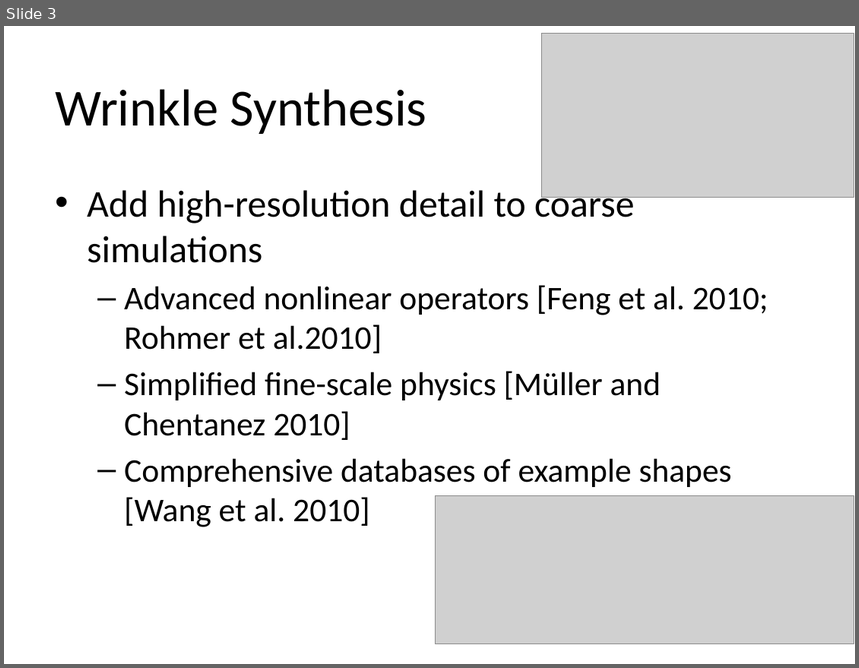
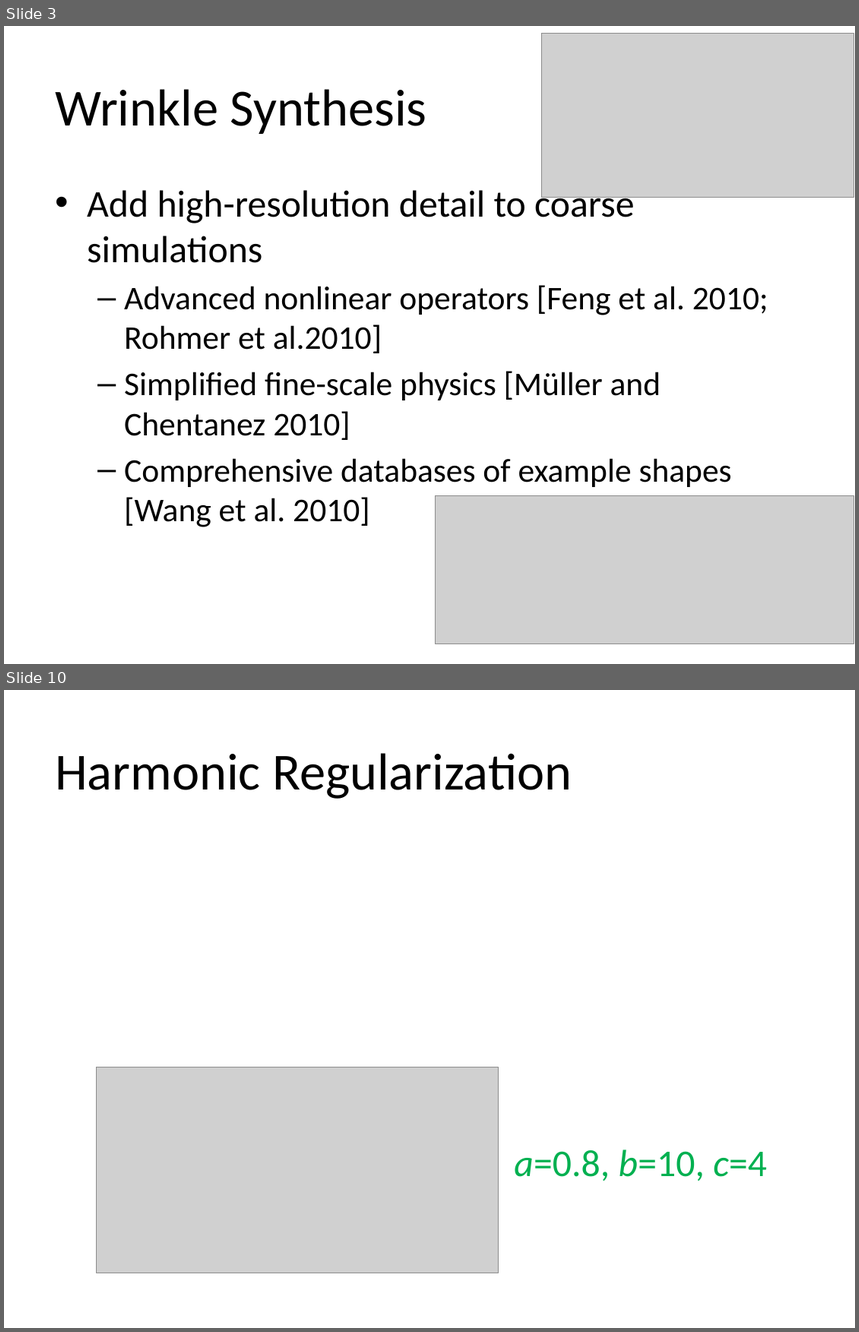
Before and after one commit to JiongCHEN/paper-reading, a slide deck: kavan11/template.pptx. Shown one above the other, each under a label of ours: slide 3 before the commit, slides 3 and 10 after it; the slides between them are not shown. The pictures are 859x668 and 859x1332 pixels, drawn with LibreOffice and Linux fonts; fonts in the diff are those of the drawing; grey boxes stand for pictures. Boxes give left, top, right and bottom in pixels: in the first picture for what was removed or moved away, otherwise in the second. Text is boxed around its words. In the diff, an @@ line names an element or a change of style, - is before the commit and + after.

```diff
--- a/kavan11/template.pptx
+++ b/kavan11/template.pptx
@@ slide 10 added at [4,690,855,1328], background #FFFFFF @@
@@ title added at [55,753,572,799], 44 pt, text #000000 @@
+Harmonic Regularization
@@ picture added at [96,1068,499,1274] @@
@@ text added at [514,1150,767,1181], 32 pt, text #00B050 @@
+a=0.8, b=10, c=4
```
Also in this commit, not shown: 1 slide changed, 13 other slides added.
